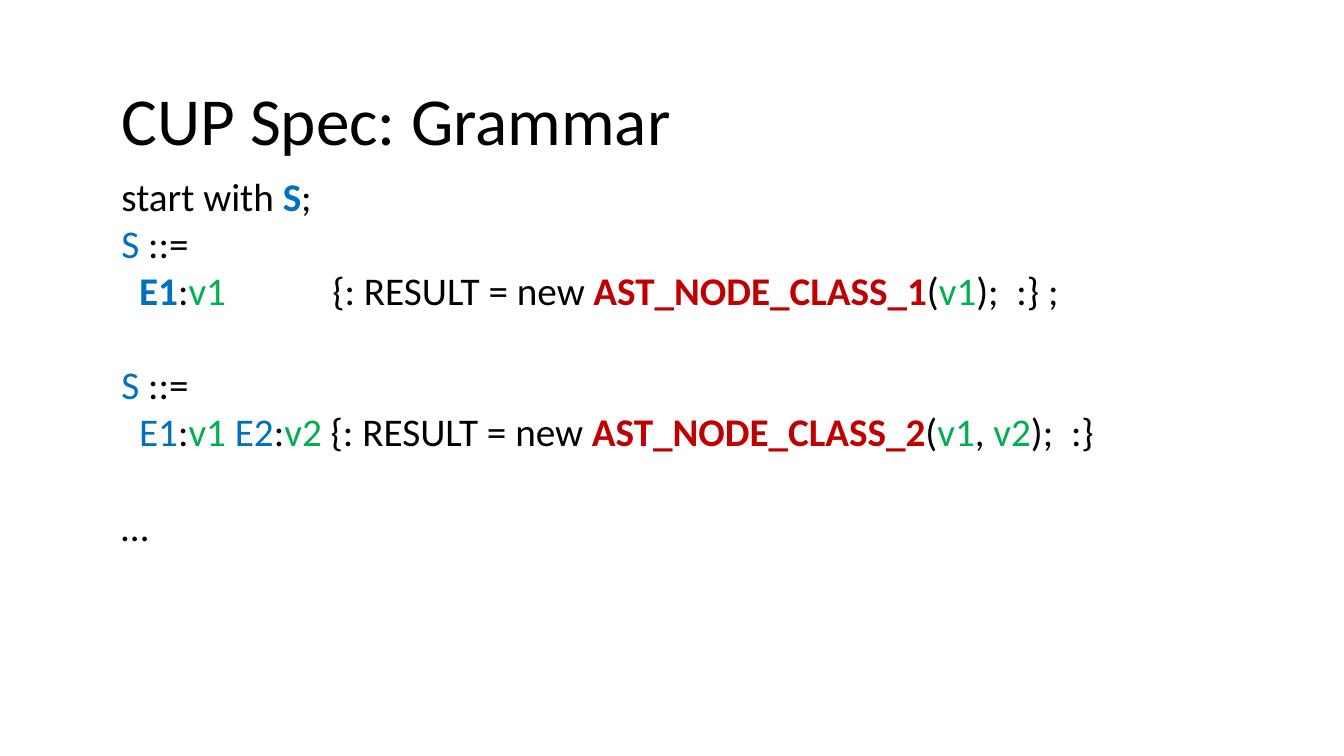
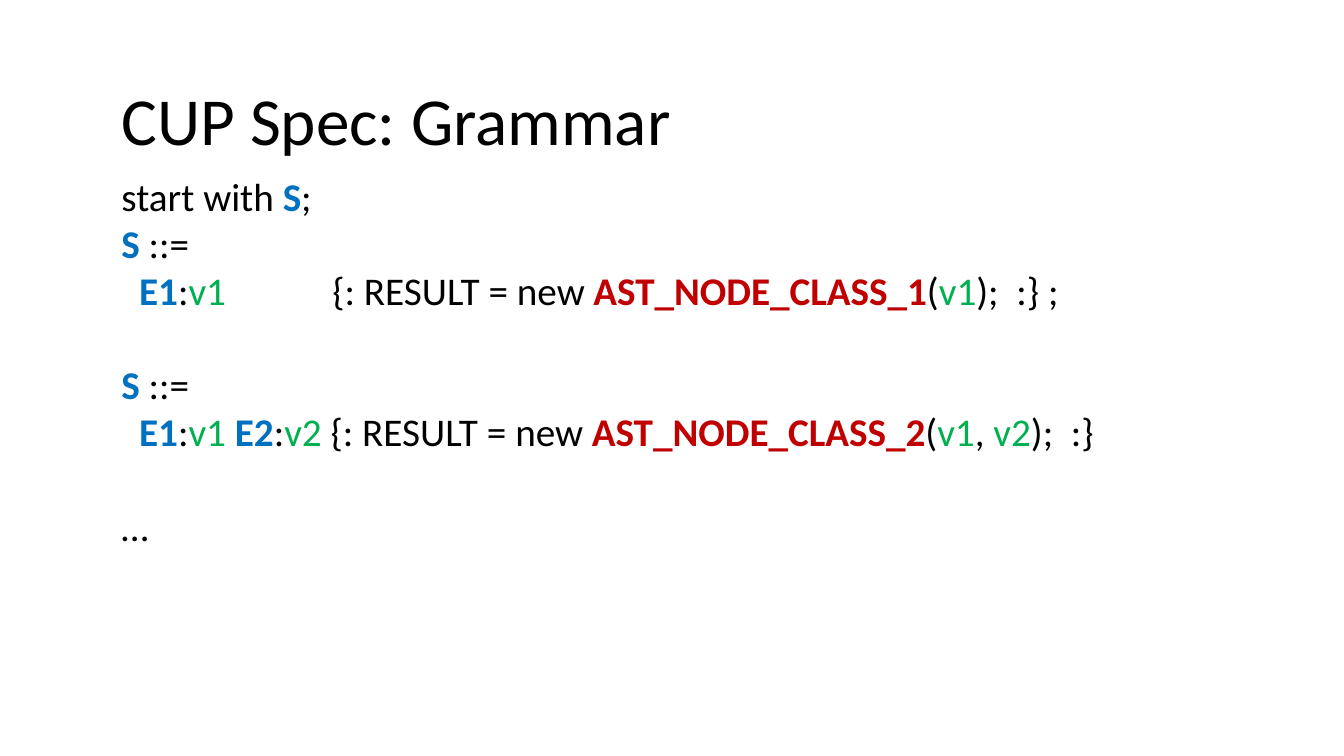
Before and after one commit to nivshani/compilation, a slide deck: slide 81 of slides/bottom_up_parsing.pptx. Drawn at 1344x756 pixels with LibreOffice and Linux fonts; fonts in the diff are those of the drawing. Boxes give left, top, right and bottom in pixels: in the first picture for what was removed or moved away, otherwise in the second. Text is boxed around its words. In the diff, an @@ line names an element or a change of style, - is before the commit and + after.

```diff
--- a/slides/bottom_up_parsing.pptx
+++ b/slides/bottom_up_parsing.pptx
@@ text at [121, 232, 1053, 452]: bold on in "S", "S", "E1:v1 E2:v2" @@
```
Also in this commit, not shown: 1 other file.
